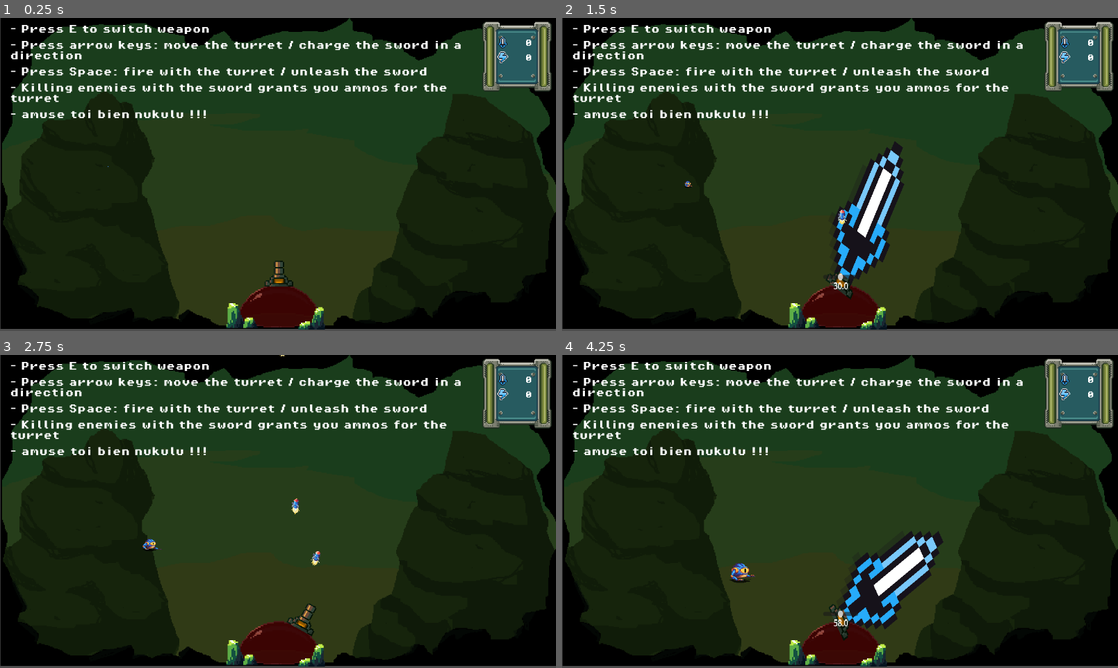
Above: before the commit, frames 1-4 (two rows, left to right).
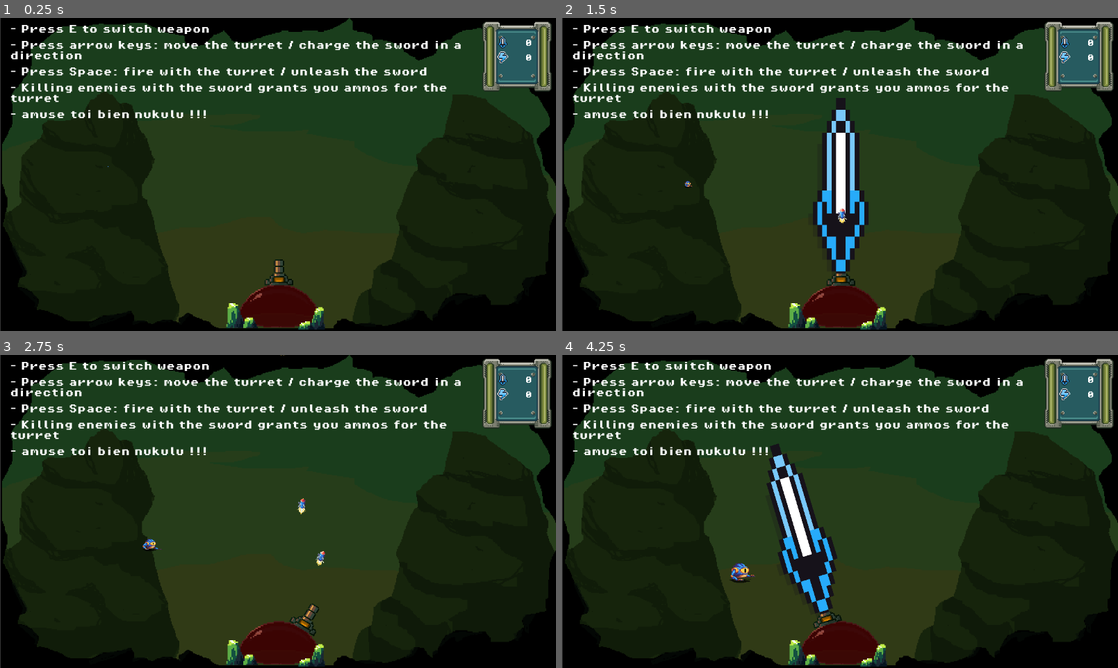
Above: after the commit, the same moments.

Repository: antoinenisoli/DomeSword_GWJ_2025
Game: Godot game, scene res://scenes/levels/game.tscn
Two runs of this game, one before a commit and one after it. Both use one fixed random seed, a clock stepped at 60 frames per second and the inputs below.
Inputs (mouse positions are in pixels of both pictures, inside the frame that each line leads up to):
- Up to frame 1 (0.25 s): no input
- Up to frame 2 (1.5 s): tap E (switch_weapon) at 0.5, 1.25, 1.35 s; move the mouse to (962, 158) at 0.52 s; press the mouse at (962, 158) at 0.53 s; hold Right (move_right) 0.53-1.28 s; move the mouse to (728, 190) at 1.27 s; release the mouse at (728, 190) at 1.28 s; hold Left (move_left) from 1.28 s (still down)
- Up to frame 3 (2.75 s): tap E (switch_weapon) at 2 s; move the mouse to (333, 442) at 2.02 s; release Left (move_left) at 2.03 s; press the mouse at (333, 442) at 2.03 s; hold Right (move_right) from 2.03 s (still down)
- Up to frame 4 (4.25 s): tap E (switch_weapon) at 2.75, 2.85, 3.5 s; move the mouse to (812, 574) at 2.77 s; release the mouse at (812, 574) at 2.78 s; move the mouse to (1006, 558) at 3.52 s; release Right (move_right) at 3.53 s; press the mouse at (1006, 558) at 3.53 s; hold Left (move_left) from 3.53 s (still down)

The runs differ from the first frame. In frame 1, 1.5% of the frame differs, in the area x 0-100%, y 0-100%; in frame 2, 6.9%; in frame 3, 1.8%; in frame 4, 8.4%.

Commit message:
reset weapons on switch

Diff:
--- a/scenes/entities/player/dome.tscn
+++ b/scenes/entities/player/dome.tscn
@@ -74,15 +74,17 @@
 [node name="turret" parent="Weapons" instance=ExtResource("3_t5h6n")]
 
 [node name="AnimatedSprite2D" parent="Weapons/turret" index="0"]
-position = Vector2(0, -87)
+position = Vector2(0, -90)
 
 [node name="sword" parent="Weapons" instance=ExtResource("4_l7o3r")]
-position = Vector2(0, -29)
 force_curve = SubResource("Curve_si0v0")
 
+[node name="pivot" parent="Weapons/sword/anchor" index="1"]
+position = Vector2(0, -75.00001)
+
 [node name="Control" parent="Weapons/sword" index="2"]
-offset_top = -77.63164
-offset_bottom = -37.631638
+offset_top = 30.263176
+offset_bottom = 70.263176
 
 [node name="visuals" type="Node2D" parent="."]
 
--- a/scenes/levels/game.tscn
+++ b/scenes/levels/game.tscn
@@ -1,8 +1,7 @@
-[gd_scene load_steps=24 format=3 uid="uid://pmrhth1mkfnr"]
+[gd_scene load_steps=21 format=3 uid="uid://pmrhth1mkfnr"]
 
 [ext_resource type="Script" uid="uid://b3sjd2wth0hut" path="res://scripts/camera/camera_shake.gd" id="2_fojqs"]
 [ext_resource type="Script" uid="uid://ckfsoeqxbgpdo" path="res://scripts/Entities/Health.gd" id="2_yqjtg"]
-[ext_resource type="Script" uid="uid://15t3ts3yvwg7" path="res://scripts/Entities/Player/weapons/ammo_container.gd" id="4_6370d"]
 [ext_resource type="PackedScene" uid="uid://ck27qna5vj213" path="res://scenes/UI/healthbar.tscn" id="5_iywne"]
 [ext_resource type="PackedScene" uid="uid://wfvh6l3f13hg" path="res://scenes/game_manager.tscn" id="5_p57ef"]
 [ext_resource type="Script" uid="uid://uqaw0biwnuv2" path="res://scripts/UI/ui_controller.gd" id="6_bgnkb"]
@@ -32,20 +31,6 @@
 script = ExtResource("2_yqjtg")
 metadata/_custom_type_script = "uid://ckfsoeqxbgpdo"
 
-[sub_resource type="Resource" id="Resource_d2m8s"]
-resource_local_to_scene = true
-script = ExtResource("4_6370d")
-max_ammo = 100
-metadata/_custom_type_script = "uid://15t3ts3yvwg7"
-
-[sub_resource type="Curve" id="Curve_f5j6v"]
-resource_local_to_scene = true
-_limits = [0.0, 10.0, 0.0, 25.0]
-_data = [Vector2(3, 0), 0.0, 0.0, 0, 0, Vector2(3, 1), 0.0, 0.5, 0, 0, Vector2(25, 10), 0.5, 0.0, 0, 0]
-point_count = 3
-metadata/_snap_enabled = true
-metadata/_snap_count = 90
-
 [sub_resource type="LabelSettings" id="LabelSettings_xmnyv"]
 font = ExtResource("7_uk881")
 
@@ -67,16 +52,6 @@
 [node name="Dome" parent="." instance=ExtResource("7_7rg7d")]
 position = Vector2(1, 103)
 _health = SubResource("Resource_oi2tv")
-
-[node name="Weapons" parent="Dome" index="1"]
-turret_ammo = SubResource("Resource_d2m8s")
-
-[node name="AnimatedSprite2D" parent="Dome/Weapons/turret" index="0"]
-position = Vector2(0, -88)
-
-[node name="sword" parent="Dome/Weapons" index="1"]
-position = Vector2(0, -27.999998)
-force_curve = SubResource("Curve_f5j6v")
 
 [node name="CanvasLayer" type="CanvasLayer" parent="."]
 
@@ -88,6 +63,7 @@
 script = ExtResource("6_bgnkb")
 enemy_txt = NodePath("TextureRect/VBoxContainer/Control2/enemy_count")
 flame_txt = NodePath("TextureRect/VBoxContainer/Control3/flame_count")
+metadata/_edit_use_anchors_ = true
 
 [node name="Healthbar" parent="CanvasLayer/HUD" instance=ExtResource("5_iywne")]
 visible = false
@@ -227,14 +203,9 @@
 
 [node name="BG" type="Sprite2D" parent="."]
 z_index = -4096
-position = Vector2(1.00001, -134.5)
-scale = Vector2(1.325, 1.3194445)
+position = Vector2(1.00001, -132.00002)
+scale = Vector2(1.325, 1.3333334)
 texture = ExtResource("12_oi2tv")
 
 [node name="Frog" parent="." instance=ExtResource("13_eiv1w")]
 position = Vector2(-260, -145)
-
-[editable path="Dome"]
-[editable path="Dome/Weapons/turret"]
-[editable path="Dome/Weapons/turret/AnimatedSprite2D/shoot"]
-[editable path="Dome/Weapons/sword"]
--- a/scenes/weapons/sword.tscn
+++ b/scenes/weapons/sword.tscn
@@ -24,12 +24,10 @@
 
 [node name="sword" type="Node2D" node_paths=PackedStringArray("sword", "timer", "txt", "force_slider")]
 z_index = -5
-scale = Vector2(0.56, 0.7599994)
 script = ExtResource("1_o616w")
-rot_limit = 100.0
 power = 100.0
 push_force = 35.0
-sword = NodePath("anchor")
+sword = NodePath("hitbox")
 timer = NodePath("Timer")
 txt = NodePath("Control/Label")
 force_slider = NodePath("Control/HSlider")
@@ -37,23 +35,27 @@
 force_curve = ExtResource("2_3pnln")
 match_enemies = Array[int]([0])
 
-[node name="anchor" type="Area2D" parent="."]
-position = Vector2(0, -55.263206)
+[node name="hitbox" type="Area2D" parent="."]
 scale = Vector2(0.99999994, 0.99999994)
 
-[node name="CollisionShape2D" type="CollisionShape2D" parent="anchor"]
+[node name="CollisionShape2D" type="CollisionShape2D" parent="hitbox"]
 position = Vector2(0, -161.18437)
 scale = Vector2(8.669998, 22.945)
 shape = SubResource("RectangleShape2D_0ph48")
 
-[node name="Sword" type="Sprite2D" parent="anchor"]
-position = Vector2(-2.2737368e-13, -154.09682)
-scale = Vector2(13.09524, 20.743664)
+[node name="anchor" type="Node2D" parent="hitbox"]
+position = Vector2(0, -75)
+scale = Vector2(0.99999994, 1)
+
+[node name="Sword" type="Sprite2D" parent="hitbox/anchor"]
+position = Vector2(-2.2737366e-13, -135.55272)
+scale = Vector2(7.1111126, 17.605259)
 texture = ExtResource("3_58ehi")
 
-[node name="Weapon_support" parent="anchor" node_paths=PackedStringArray("my_weapon") instance=ExtResource("4_gwb47")]
-position = Vector2(-8.940697e-07, -1.3157845)
-my_weapon = NodePath("../..")
+[node name="Weapon_support" parent="hitbox/anchor" node_paths=PackedStringArray("my_weapon") instance=ExtResource("4_gwb47")]
+position = Vector2(0, 0)
+scale = Vector2(1, 1)
+my_weapon = NodePath("../../..")
 
 [node name="Timer" type="Timer" parent="."]
 wait_time = 2.0
@@ -64,9 +66,9 @@
 z_index = 100
 layout_mode = 3
 anchors_preset = 0
-offset_top = -59.210567
+offset_top = -802.0
 offset_right = 40.0
-offset_bottom = -19.210567
+offset_bottom = -762.0
 
 [node name="Label" type="Label" parent="Control"]
 layout_mode = 0
@@ -88,4 +90,4 @@
 theme_override_styles/grabber_area_highlight = SubResource("StyleBoxFlat_gwb47")
 value = 50.0
 
-[connection signal="body_entered" from="anchor" to="." method="_on_body_entered"]
+[connection signal="body_entered" from="hitbox" to="." method="_on_body_entered"]
--- a/scripts/Entities/Player/weapons/dome_weapon.gd
+++ b/scripts/Entities/Player/weapons/dome_weapon.gd
@@ -20,7 +20,11 @@
     if is_visible_in_tree():
         weapons.remove_child(self)
 
+func reset() -> void:
+    assert(false, "Please override `reset()` in the derived script.")
+
 func set_active(b: bool) -> void:
+    reset()
     if b:
         equip()
     else:
--- a/scripts/Entities/Player/weapons/sword_controller.gd
+++ b/scripts/Entities/Player/weapons/sword_controller.gd
@@ -22,6 +22,11 @@
     force_slider.value = 0
     force_slider.min_value = - max_power
     force_slider.max_value = max_power
+
+func reset() -> void:
+    sword.rotation_degrees = 0
+    target_velocity = 0
+    force_slider.value = 0
 
 func start_slash() -> void:
     timer.start()
--- a/scripts/Entities/Player/weapons/turret_controller.gd
+++ b/scripts/Entities/Player/weapons/turret_controller.gd
@@ -14,6 +14,9 @@
     _shooting.on_bullet_shot.connect(on_bullet_shot)
     #EventManager.on_sword_hit.connect(ammo_from_sword)
     EventManager.on_enemy_killed.connect(ammo_from_sword)
+
+func reset() -> void:
+    rotation_degrees = 0
 
 func ammo_from_sword(dmg: int) -> void:
     if is_visible_in_tree(): # only earn ammo if the sword is equiped
Not shown: 1 places in scenes/entities/player/dome.tscn that only renumber resources
